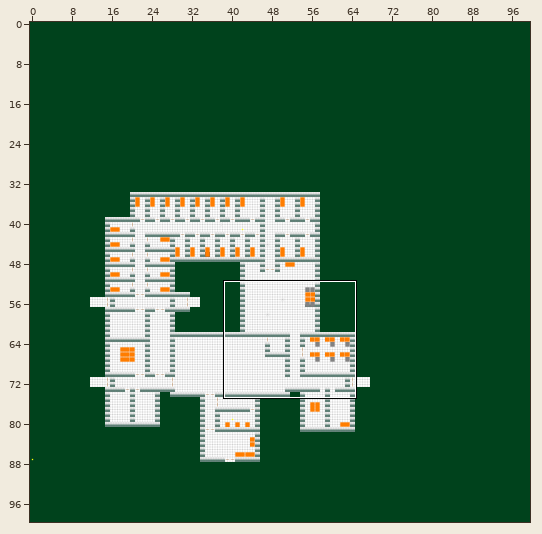
Level history. Tiled map: ALPHA TEX/world3beta2.tmx. The first picture is a wide view before the edit; the outline marks the close-up.
Close-up. Old version:
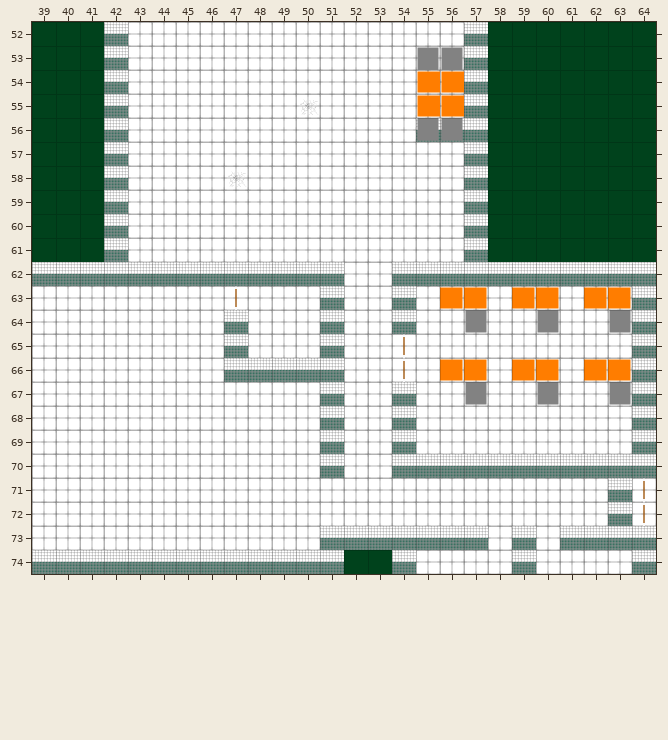
Cells are 64x64 px. Shown: x 39..64, y 52..74. The commit also changed other parts of the map, which this record leaves out.
Now the later version:
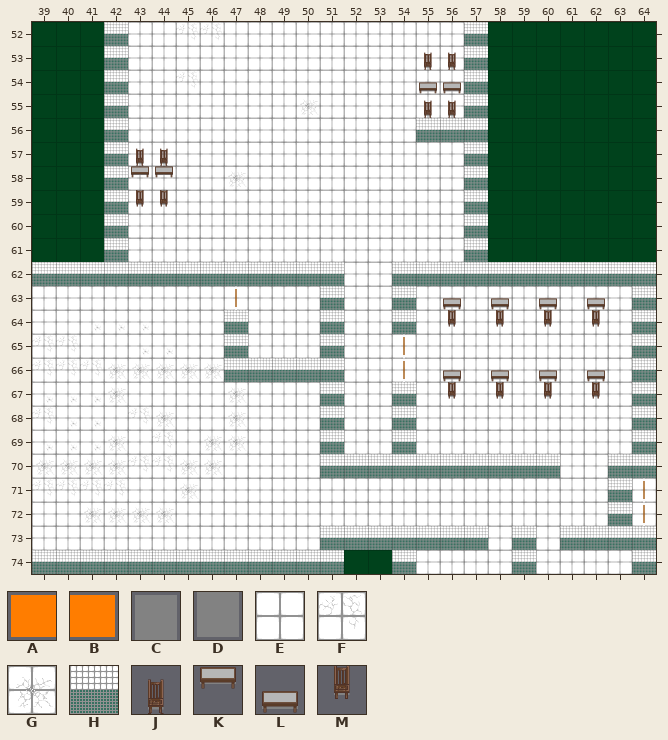
Key: from "alpha_sprite_sheet": A 2, B 3, C 13, D 21; from "floor_wall_sheet": E 0, F 1, G 4, H 5; from "furniture_sheet": J 3, K 5, L 6, M 7.
_ is an empty cell.
From old to new:
Layer "Tile Layer 2 - Golv":
Tile E now appears in row 70 at x 61 to 62.
The author changed tile E to tile F in row 52 at x 45 to 46; in row 54 at x 45; in row 65 at x 39 to 40; in row 66 at x 39 to 41; in row 68 at x 39 and 43; in row 69 at x 44.
The author changed tile E to tile F in row 70 at x 43 to 44; in row 71 at x 39 to 42.
The author changed tile E to tile G in row 66 at x 42 to 46; in row 67 at x 42 and 47; in row 68 at x 44 and 47; in row 69 at x 42 and 46 to 47; in row 70 at x 39 to 42 and 45 to 46; in row 71 at x 45.
The author changed tile E to tile G in row 72 at x 41 to 44.
Layer "väggar":
Tile H now appears in row 70 at x 52 to 53.
Tile H is removed in row 70 at x 61 to 62.
Layer "Statiska objekt":
The author changed tile A to tile J in row 55 at x 55 to 56.
The author changed tile C to tile J in row 53 at x 55 to 56.
Tile J now appears in row 57 at x 43 to 44.
Tile K now appears in row 58 at x 43 to 44.
The author changed tile A to tile L in row 54 at x 55 to 56.
The author changed tile B to tile L in row 63 at x 56, 60 and 62; in row 66 at x 56, 60 and 62.
Tile L now appears in row 63 at x 58; in row 66 at x 58.
The author changed tile D to tile M in row 64 at x 60; in row 67 at x 60.
Tile M now appears in row 59 at x 43 to 44; in row 64 at x 56, 58 and 62; in row 67 at x 56, 58 and 62.
Tile B is removed in row 63 at x 57, 59 and 63; in row 66 at x 57, 59 and 63.
Tile D is removed in row 56 at x 55 to 56; in row 64 at x 57 and 63; in row 67 at x 57 and 63.
